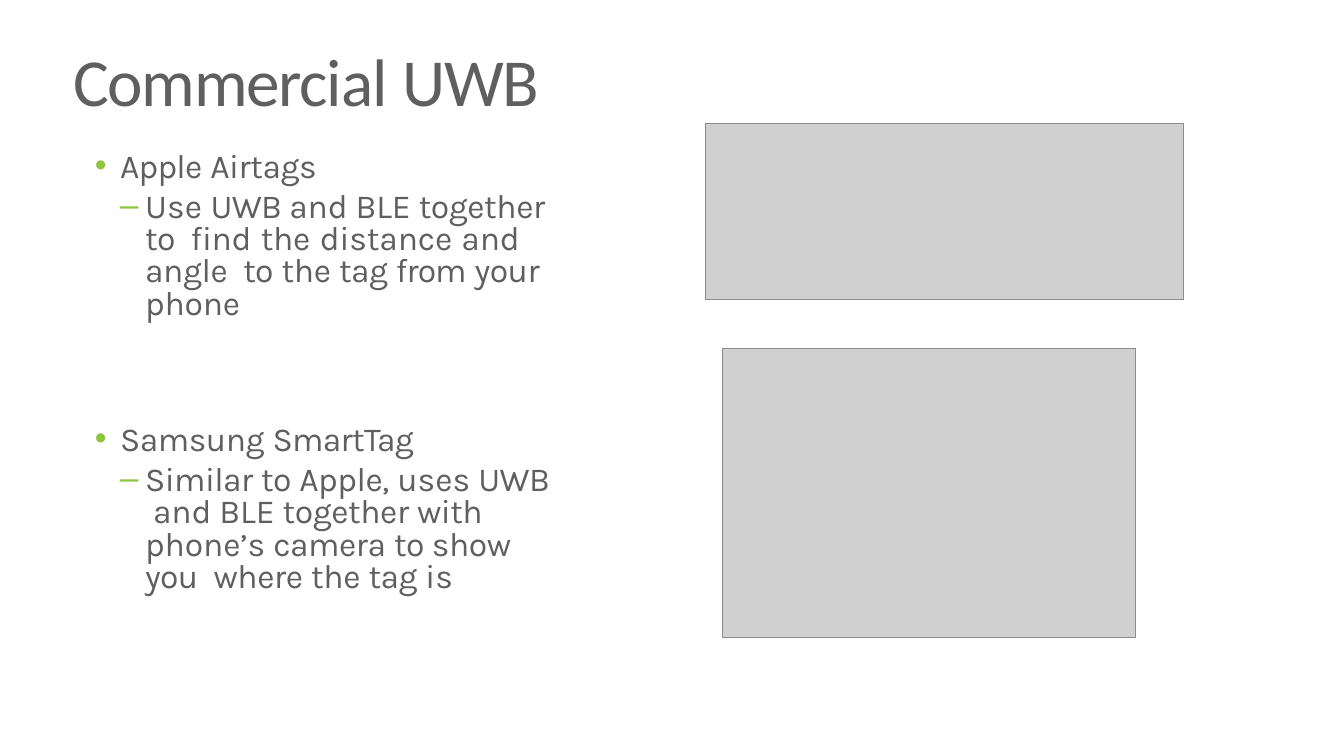
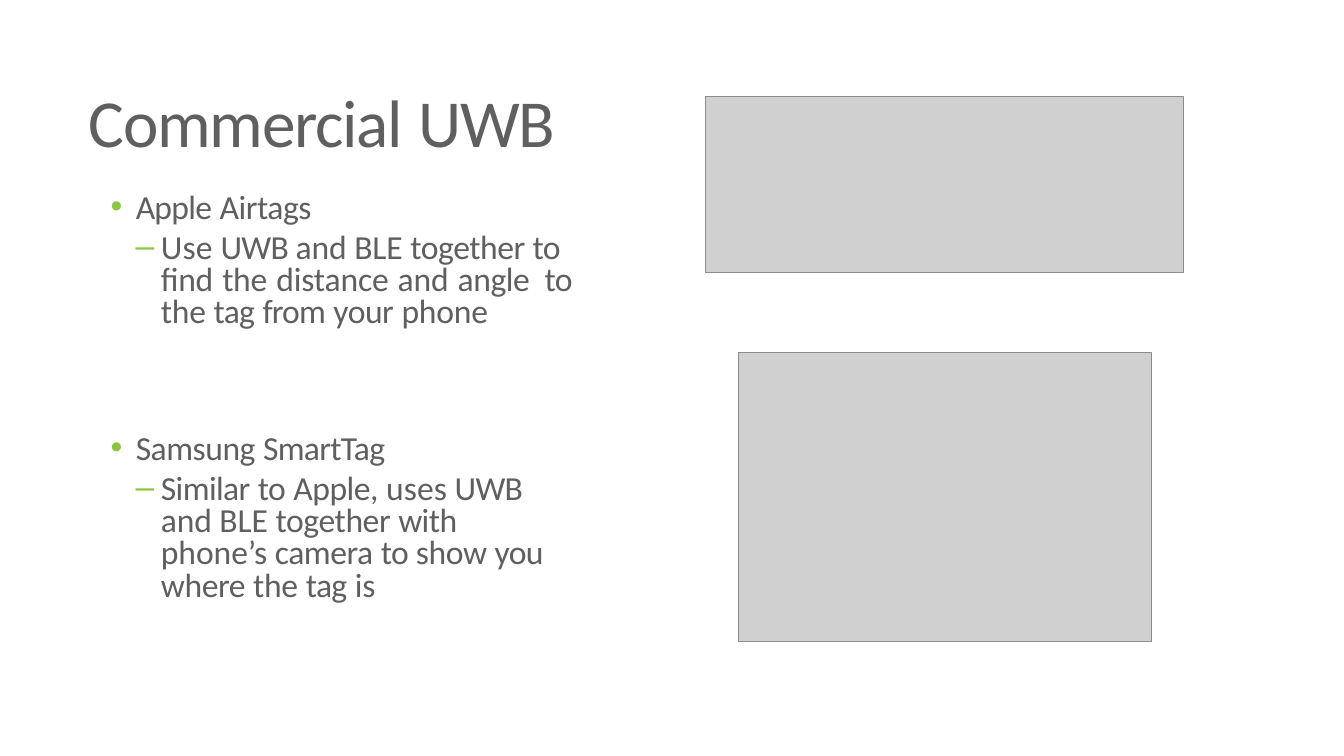
Before and after one commit to SiwaNetwork/QUANTUM, a slide deck: slide 6 of Time-Card/ДОКУМЕНТЫ/МАТЕРИАЛ СТАТЬИ/End User Synchronization.pptx. Drawn at 1344x756 pixels with LibreOffice and Linux fonts; fonts in the diff are those of the drawing; grey boxes stand for pictures. Boxes give left, top, right and bottom in pixels: in the first picture for what was removed or moved away, otherwise in the second. Text is boxed around its words. In the diff, an @@ line names an element or a change of style, - is before the commit and + after.

```diff
--- a/Time-Card/ДОКУМЕНТЫ/МАТЕРИАЛ СТАТЬИ/End User Synchronization.pptx
+++ b/Time-Card/ДОКУМЕНТЫ/МАТЕРИАЛ СТАТЬИ/End User Synchronization.pptx
@@ title "Commercial UWB": place and size @@
-title "Commercial UWB" at box(73, 59, 540, 107)
+title "Commercial UWB" at box(89, 100, 556, 148)
@@ picture: place and size @@
-picture at box(706, 124, 1184, 300)
+picture at box(706, 97, 1184, 273)
@@ text "Apple Airtags": place and size @@
-text "Apple Airtags" at box(120, 155, 549, 596)
+text "Apple Airtags" at box(136, 195, 573, 603)
@@ text "Apple Airtags" at box(136, 195, 573, 603): font Karla to Calibri @@
@@ picture: place and size @@
-picture at box(723, 349, 1136, 637)
+picture at box(738, 353, 1151, 641)
```
Also in this commit, not shown: 7 other slides changed, 1 slide removed, 5 other files.
